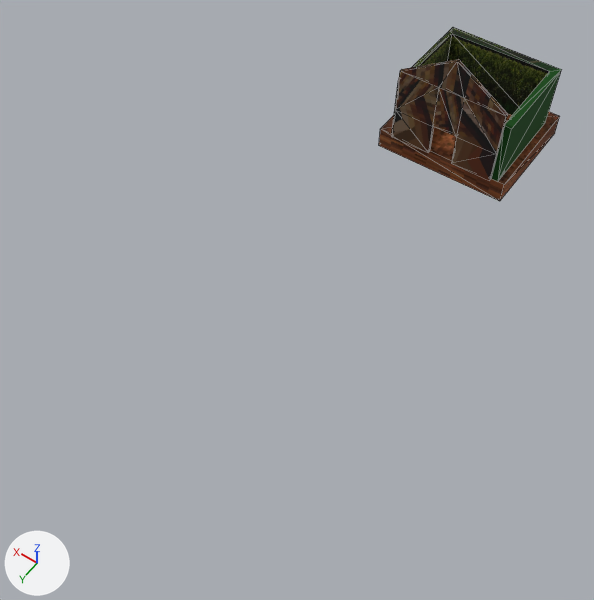
An edit to the glTF model models/level/Level1/Start.glb, drawn before and after from the same camera.
Before and after are seen from a 50 mm camera at (-25.2, 24.5, 48.0) aimed at (-2.1, -7.7, -2.6). Lighting does not change. The marker at lower left points along +X, +Y and +Z. Mesh edges are drawn as thin lines.

Script lines for the objects in view, before the commit:
```python
mat_ground = principled_material('Ground')
mat_ground.texture = img_dirt_ground
mat_ground.roughness = 1.0
me_cube_002 = bpy.data.meshes.new('Cube.002')
me_cube_002.from_pydata(...)  # 8 vertices, 12 faces; spans x -6.21..6.26, y -8.35..2.65, z -1.0..1.0
me_cube_002.materials.append(mat_ground)  # picture img_dirt_ground
me_cube_003 = bpy.data.meshes.new('Cube.003')
me_cube_003.from_pydata(...)  # 16 vertices, 28 faces; spans x -9.2..1.35, y -6.12..3.35, z -1.0..4.8
me_cube_003.materials.append(mat_treewall)  # picture img_tree_wall
me_cube_005 = bpy.data.meshes.new('Cube.005')
me_cube_005.from_pydata(...)  # 26 vertices, 54 faces; spans x -8.7..1.0, y -27.0..-26.7, z -1.0..9.0
me_cube_005.materials.append(mat_material_001)  # picture img_wall
ob_ground = bpy.data.objects.new('Ground', me_cube_002)
ob_ground.location = (-3.85, -29.65, -2.0)
ob_hallwalls = bpy.data.objects.new('HallWalls', me_cube_005)
ob_hallwalls.location = (0.0, 0.0, 0.0)
ob_treewall = bpy.data.objects.new('TreeWall', me_cube_003)
ob_treewall.location = (-0.15, -30.35, 0.0)
```
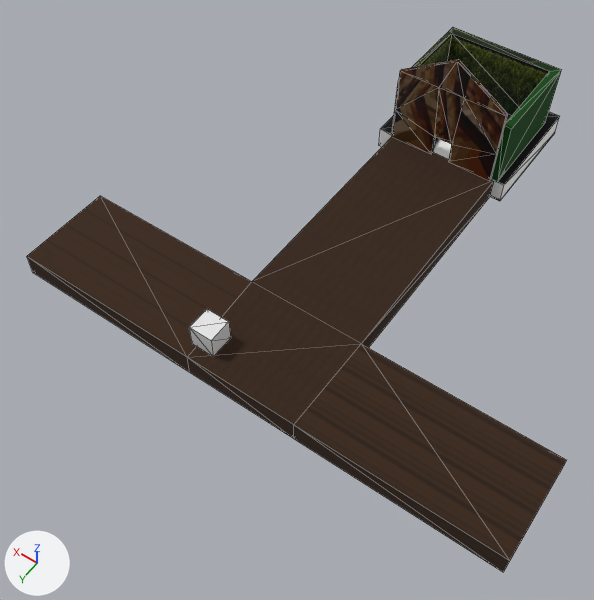
Changed parts and their boxes [x1, y1, x2, y2] in the pictures (594 x 600 px):
'HallwayGround', added
    after: [27, 137, 567, 572]
'Ground', surface changed (brown to grey)
    both: [379, 112, 560, 201]
'Cube', added
    after: [189, 309, 231, 357]

What changed in the scene script:
```text
Add img_level1dirtmask:
    img_level1dirtmask = load_image('Level1DirtMask', '_unpacked/Level1DirtMask', 128, 128, 'sRGB')
Add img_wood_ground:
    img_wood_ground = load_image('wood_ground', '_unpacked/wood_ground', 40, 40, 'sRGB')
Change mat_ground:
    mat_ground.texture: img_dirt_ground -> img_level1dirtmask
Add mat_wood:
    mat_wood = bpy.data.materials.new('Wood')
    # uses the picture img_wood_ground
Add mat_material:
    mat_material = principled_material('Material')
    mat_material.base_color = (0.8, 0.8, 0.8)  # white #e7e7e7
Add me_cube_004:
    me_cube_004.from_pydata(...)  # 20 vertices, 36 faces; spans x -21.0..21.0, y -1.0..28.1, z -1.0..1.0
    me_cube_004.materials.append(mat_wood)
Add me_cube:
    me_cube.from_pydata(...)  # a box spanning x -1.0..1.0, y -1.0..1.0, z -1.0..1.0
    me_cube.materials.append(mat_material)  # white #e7e7e7
Add ob_hallwayground:
    ob_hallwayground = bpy.data.objects.new('HallwayGround', me_cube_004)
    ob_hallwayground.location = (-4.0, -26.0, -2.0)
Add ob_cube:
    ob_cube = bpy.data.objects.new('Cube', me_cube)
    ob_cube.location = (0.0, 0.0, 0.0)
```
